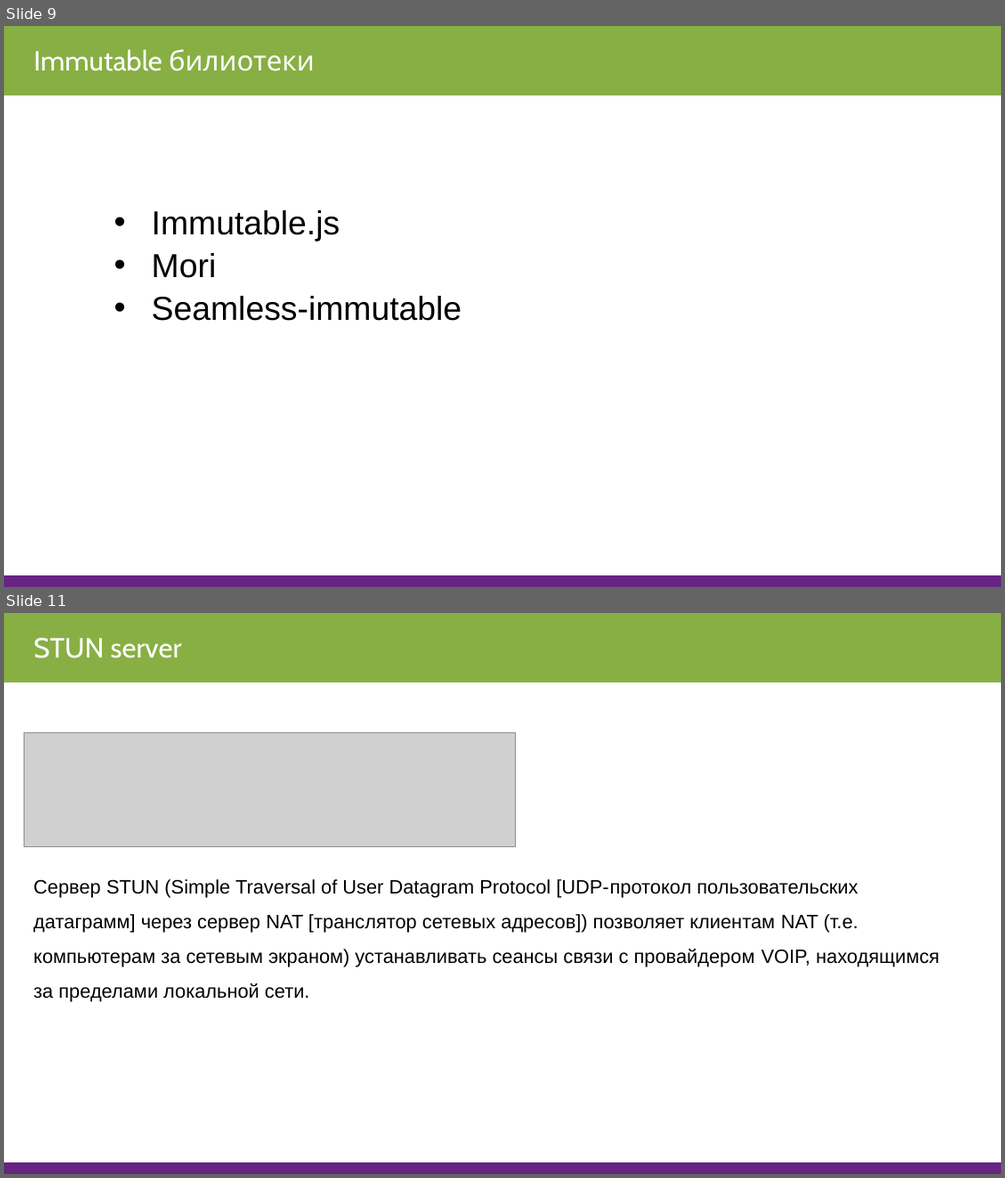
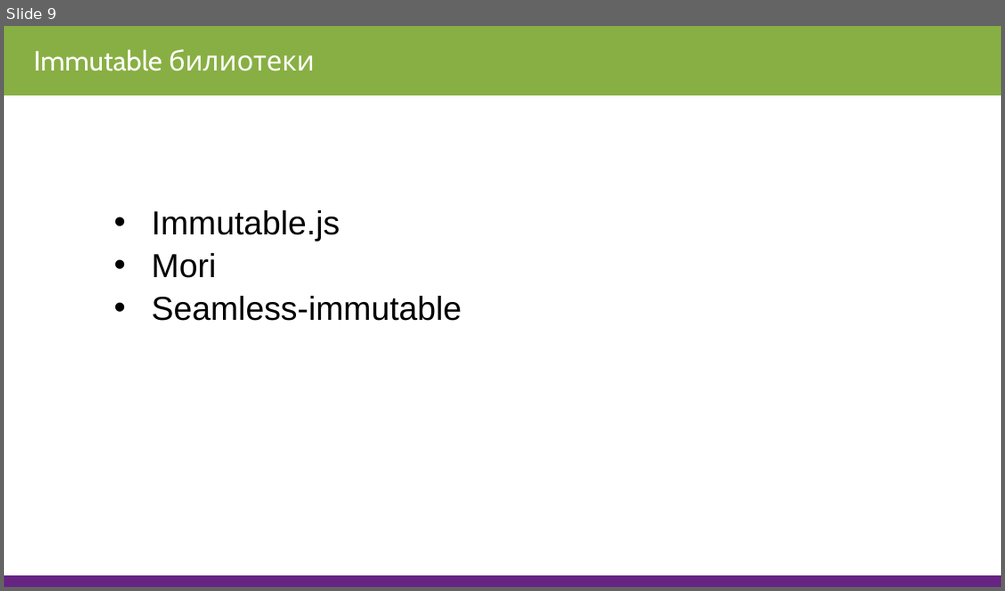
Before and after one commit to StKovalev/javascript-junior, a slide deck: 2019/III. Redux/3.3 Immutable, Action, Action Creators/Immutable, Action, Action Creators.pptx. Shown one above the other, each under a label of ours: slides 9 and 11 before the commit, slide 9 after it; the slides between them are not shown. The pictures are 1005x1178 and 1005x591 pixels, drawn with LibreOffice and Linux fonts; fonts in the diff are those of the drawing; grey boxes stand for pictures. Boxes give left, top, right and bottom in pixels: in the first picture for what was removed or moved away, otherwise in the second. Text is boxed around its words. In the diff, an @@ line names an element or a change of style, - is before the commit and + after.

```diff
--- a/2019/III. Redux/3.3 Immutable, Action, Action Creators/Immutable, Action, Action Creators.pptx
+++ b/2019/III. Redux/3.3 Immutable, Action, Action Creators/Immutable, Action, Action Creators.pptx
@@ slide 11 removed at <box>4,613,1001,1174</box>, background #FFFFFF @@
@@ rectangle removed at <box>4,613,1001,682</box> @@
@@ text removed at <box>33,638,182,658</box> @@
-STUN server
@@ picture removed at <box>24,732,516,846</box> @@
@@ text removed at <box>33,879,939,1002</box> @@
-Сервер STUN (Simple Traversal of User Datagram Protocol [UDP-протокол пользовательских датаграмм] через сервер NAT [транслятор сетевых адресов]) позволяет клиентам NAT (т.e. компьютерам за сетевым экраном) устанавливать сеансы связи с провайдером VOIP, находящимся за пределами локальной сети.
@@ rectangle removed at <box>4,1162,1001,1174</box> @@
```
Also in this commit, not shown: 1 slide changed, 4 other slides removed, 2 other files.
